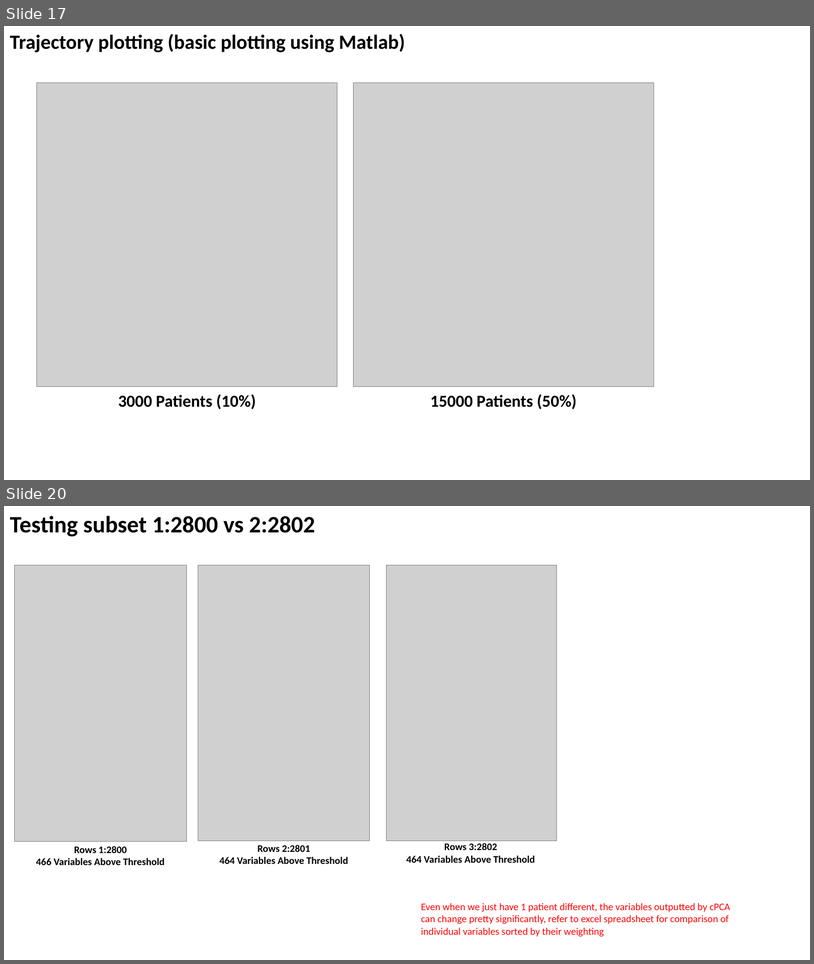
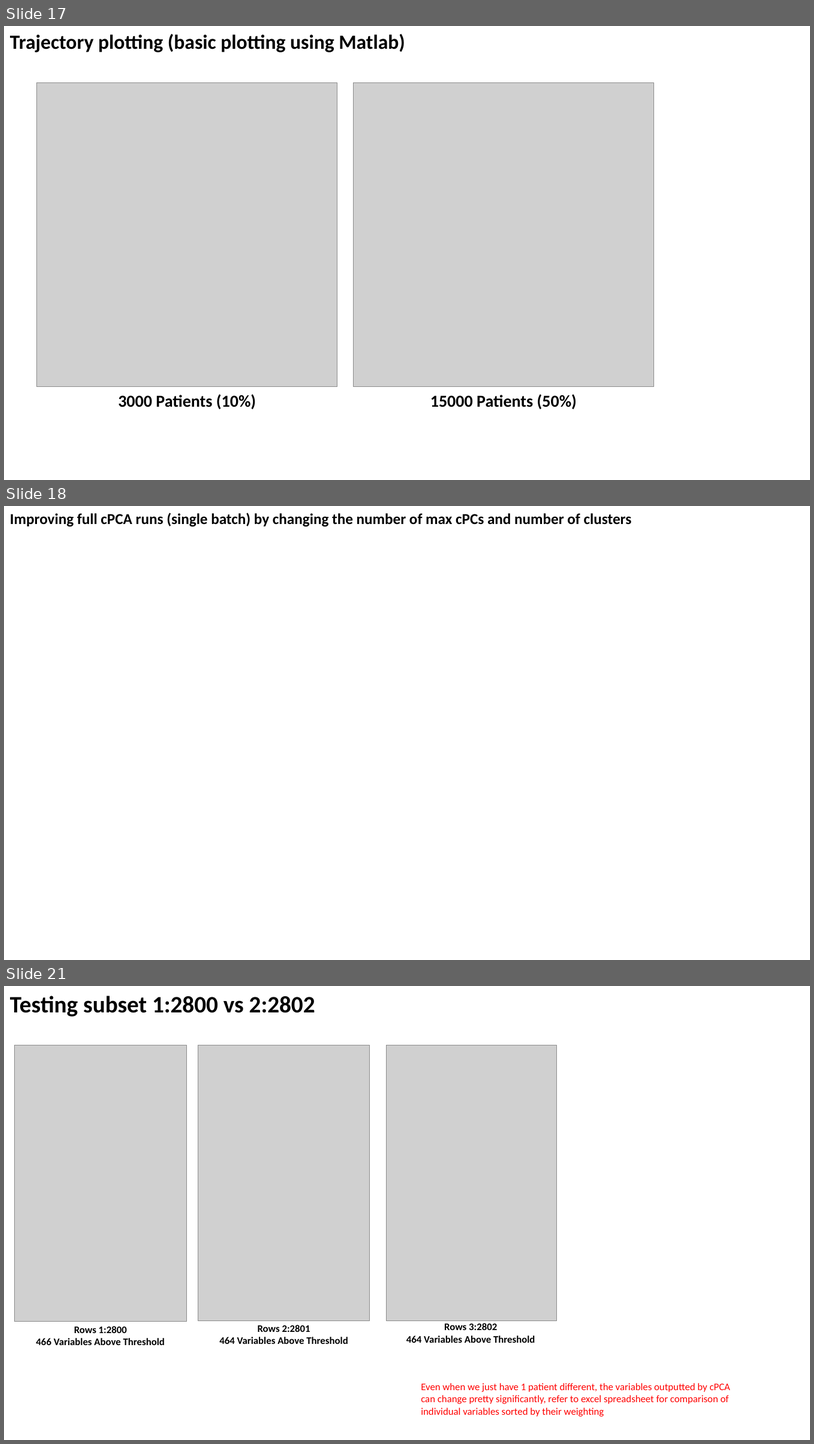
Before and after one commit to zhaohanxiong/OxfordCVM, a slide deck: job_results.pptx. Shown one above the other, each under a label of ours: slides 17 and 20 before the commit, slides 17, 18 and 21 after it; the slides between them are not shown. The pictures are 814x964 and 814x1444 pixels, drawn with LibreOffice and Linux fonts; fonts in the diff are those of the drawing; grey boxes stand for pictures. Boxes give left, top, right and bottom in pixels: in the first picture for what was removed or moved away, otherwise in the second. Text is boxed around its words. In the diff, an @@ line names an element or a change of style, - is before the commit and + after.

```diff
--- a/job_results.pptx
+++ b/job_results.pptx
@@ slide 18 added at box(4, 506, 810, 960), background #FFFFFF @@
@@ text added at box(10, 513, 632, 527), 18 pt, text #000000, bold @@
+Improving full cPCA runs (single batch) by changing the number of max cPCs and number of clusters
@@ what was slide 20 is now slide 21 @@
```
Also in this commit, not shown: 1 slide changed.
